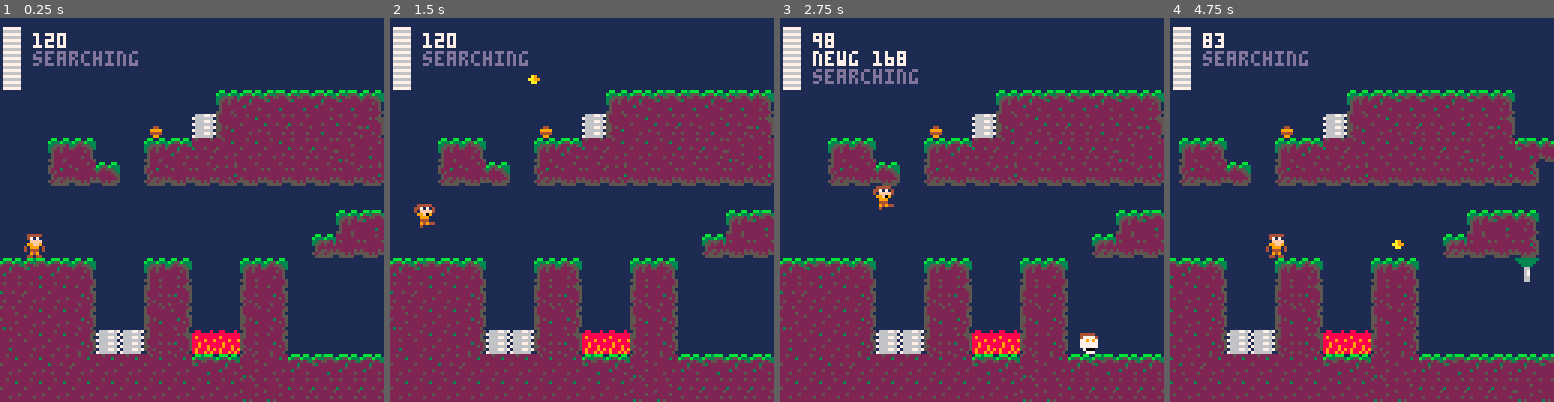
Above: before the commit, frames 1-4 (left to right).
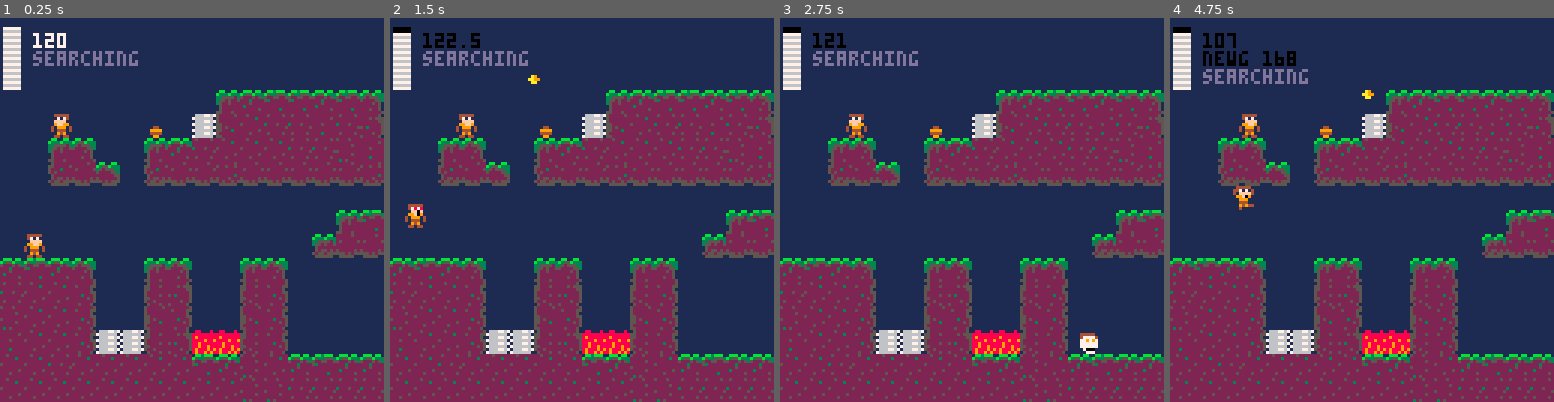
Above: after the commit, the same moments.

Repository: RicoP/picowiese
Game: PICO-8 cartridge violent.p8
Two runs of this game, one before a commit and one after it. Both use one fixed random seed, a clock stepped at 60 frames per second and the inputs below.
Inputs:
- Up to frame 1 (0.25 s): no input
- Up to frame 2 (1.5 s): tap X (X key) at 0.33, 1.07 s; tap O (Z key) at 0.7 s
- Up to frame 3 (2.75 s): hold Right 1.6-2.1 s; tap O (Z key) at 1.7, 2.1, 2.5 s; tap X (X key) at 1.85 s; hold Up 2.15-2.42 s; hold Right from 2.47 s (still down)
- Up to frame 4 (4.75 s): tap O (Z key) every 0.4 s from 2.9 to 4.5 s; tap X (X key) at 2.97, 4.08 s; release Right at 3.03 s; hold Left 3.08-3.58 s; hold Down 3.63-3.97 s; hold Right 4.02-4.68 s; hold Up from 4.73 s (still down)

The runs differ from the first frame. In frame 1, 0.2% of the frame differs, in the area x 13-19%, y 25-32%; in frame 2, 0.9%; in frame 3, 1.9%; in frame 4, 32%, in the area x 0-100%, y 2-100%.

Commit message:
add player other

Diff:
--- a/violent.p8
+++ b/violent.p8
@@ -13,6 +13,7 @@
 
 --enemies
 enemy_skull = 64
+enemy_other = 80
 
 --tiles
 tile_exit = 51
@@ -100,6 +101,12 @@
     e.health = enemy_health
 				add(enemies,e)
    end
+   if t == enemy_other then
+    mset(x,y,0)
+    local e = cstr_player(x*8,y*8)
+    e.tile = t
+				add(enemies,e)
+   end
    if t == tile_turret then
     mset(x,y,0)
     local e = {}
@@ -567,6 +574,10 @@
 end
 
 function enemy_draw(e)
+ if e.tile == enemy_other then
+  hero_draw(e)
+ end
+
  if e.iframes > 0 and (g_frame % 2) == 0 then return end
 
  spr(e.tile, e.x, e.y, 1, 1, e.direction == -1)
@@ -742,14 +753,14 @@
 e777777ee6eaea6eccccccccccc555555252520052255225000000000000000055000000ccccccccccc555555252520052255225000000557777777777777700
 ee7000eeeeeeeeeecccccccccc55c5552525252025522552000000000000000050000000cccccccccc55c5552525252025522552000000057777777777777770
 eee777eeeeeeeeeeccccccccc55555555252525252255225000000000000000000000000ccccccccc55555555252525252255225000000007777777777777777
-0000000000000000000000000000000ddddd2525dddddddd00000000000000002525252d000000000000000ddddd2525ddddddddd2525252dddddddd00000000
-000000000000000000000077000000dd5ddd5252dddddddd00000000000000005252525d00000077000000dd5ddd5252ddddddddd5252525dddddddd00000000
-00000000000000000000077700000dd525d5dd252ddddd250000000000000000252525dd0000077700000dd525d5dd252ddddd25dd525252dddddddd00000000
-0000000000000000000077770000ddd252ddddd252dddd52000000000000000052525ddd000077770000ddd252ddddd252dddd52ddd52525dddddddd00000000
-000000000000000000777777000dddd5252ddd252525d525000000000000000025252ddd00777777000dddd5252ddd252525d525ddd25252dddddddd77770000
-00000000000000000777777700dddd52525d5252525252520000000000000000525252dd0777777700dddd52525d525252525252dd252525dddddddd77777700
-0000000000000000077777770dd5d52525252525252525250000000000000000252525dd077777770dd5d5252525252525252525dd525252dddddddd77777770
-000000000000000077777777dd5dd252525252525252525200000000000000005252525d77777777dd5dd2525252525252525252d5252525dddddddd77777777
+e44444ee00000000000000000000000ddddd2525dddddddd00000000000000002525252d000000000000000ddddd2525ddddddddd2525252dddddddd00000000
+e47171ee0000000000000077000000dd5ddd5252dddddddd00000000000000005252525d00000077000000dd5ddd5252ddddddddd5252525dddddddd00000000
+eeffffee000000000000077700000dd525d5dd252ddddd250000000000000000252525dd0000077700000dd525d5dd252ddddd25dd525252dddddddd00000000
+e99ff9ee00000000000077770000ddd252ddddd252dddd52000000000000000052525ddd000077770000ddd252ddddd252dddd52ddd52525dddddddd00000000
+4e999e4e0000000000777777000dddd5252ddd252525d525000000000000000025252ddd00777777000dddd5252ddd252525d525ddd25252dddddddd77770000
+4e444e4e000000000777777700dddd52525d5252525252520000000000000000525252dd0777777700dddd52525d525252525252dd252525dddddddd77777700
+ee949eee00000000077777770dd5d52525252525252525250000000000000000252525dd077777770dd5d5252525252525252525dd525252dddddddd77777770
+e44e44ee0000000077777777dd5dd252525252525252525200000000000000005252525d77777777dd5dd2525252525252525252d5252525dddddddd77777777
 0000000000000000000000000000000ddddd2525dddddddd000000000000000025522552000000000000000ddddd2525dddddddd200000000000000000000000
 000000000000000077000000000000dddddd5252dddddddd00000000000000005225522577000000000000dddddd5252dddddddd500000000000000000000000
 000000000000000077770000000000ddddd52525dddddddd00000000000000002552255277770000000000ddddd52525dddddddd200000000000000000000000
@@ -790,7 +801,7 @@
 0000000000000000000000000000000000000000000000000000000000000000000000000000000000000000000000000000000000000000000000000000000000000000000000000000000000000000000000000000000000000000000000000000000000000000000000000000000000000000000000000000000000000000
 0000000000000000000000000000000000000000000000000000000000000000000000000000000000000000000000000000000000000000000000000000000000000000000000000000000000000000000000000000000000000000000000000000000000000000000000000000000000000000000000000000000000000000
 0000000000000000000506070706070800000000000000000000000000000000000000000000000000000000000000000000000000000000000000000000000000000000000000000000000000000000000000000000000000000000000000000000000000000000000000000000000000000000000000000000000000000000
-0000000000001000211516262627262800000000000000000000000000000000000000000000000000000000000000000000000000000000000000000000000000000000000000000000000000000000000000000000000000000000000000000000000000000000000000000000000000000000000000000000000000000000
+0000005000001000211516262627262800000000000000000000000000000000000000000000000000000000000000000000000000000000000000000000000000000000000000000000000000000000000000000000000000000000000000000000000000000000000000000000000000000000000000000000000000000000
 00000508000005062616161626261727070c0000000000000000000000000000000000000000000000000000000000000000000000000000000000000000000000000000000000000000000000000000000000000000000000000000000000000000000000000000000000000000000000000000000000000000000000000000
 000035370c003537373637373737373638000000000000000000000000000000000000000000000000000000000000000000000000000000000000000000000000000000000000000000000000000000000000000000000000000000000000000000000000000000000000000000000000000000000000000000000000000000
 0000000000000000000000000000000000000000000000002121212100000000000000000000000000000000000000000000000000000000000000000000000000000000000000000000000000000000000000000000000000000000000000000000000000000000000000000000000000000000000000000000000000000000
